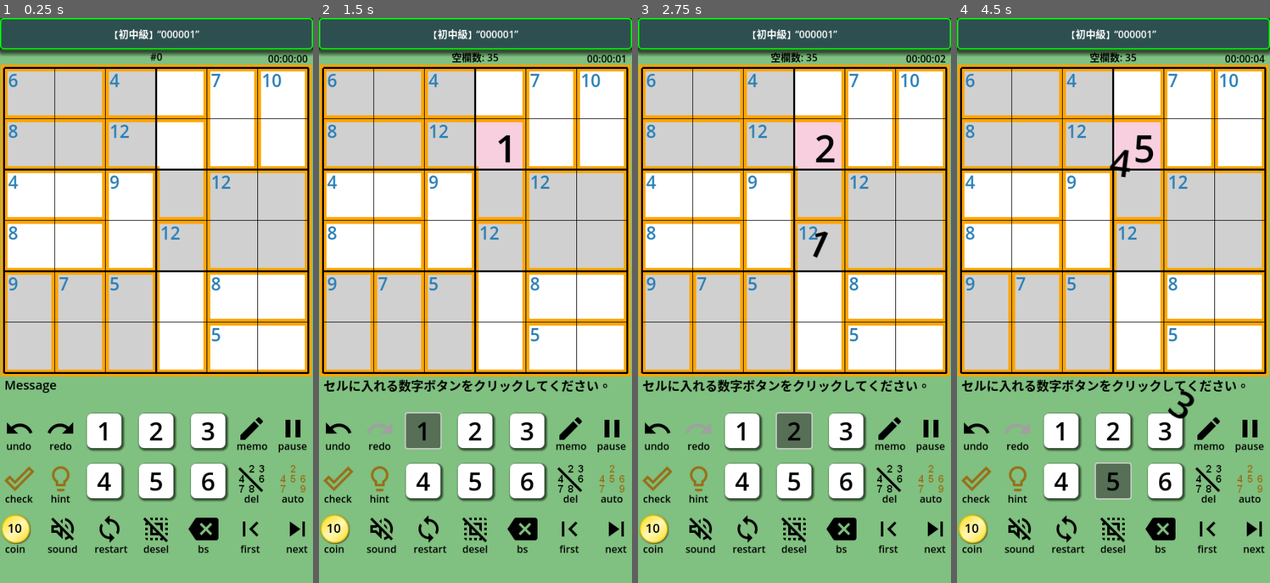
Above: before the commit, frames 1-4 (left to right).
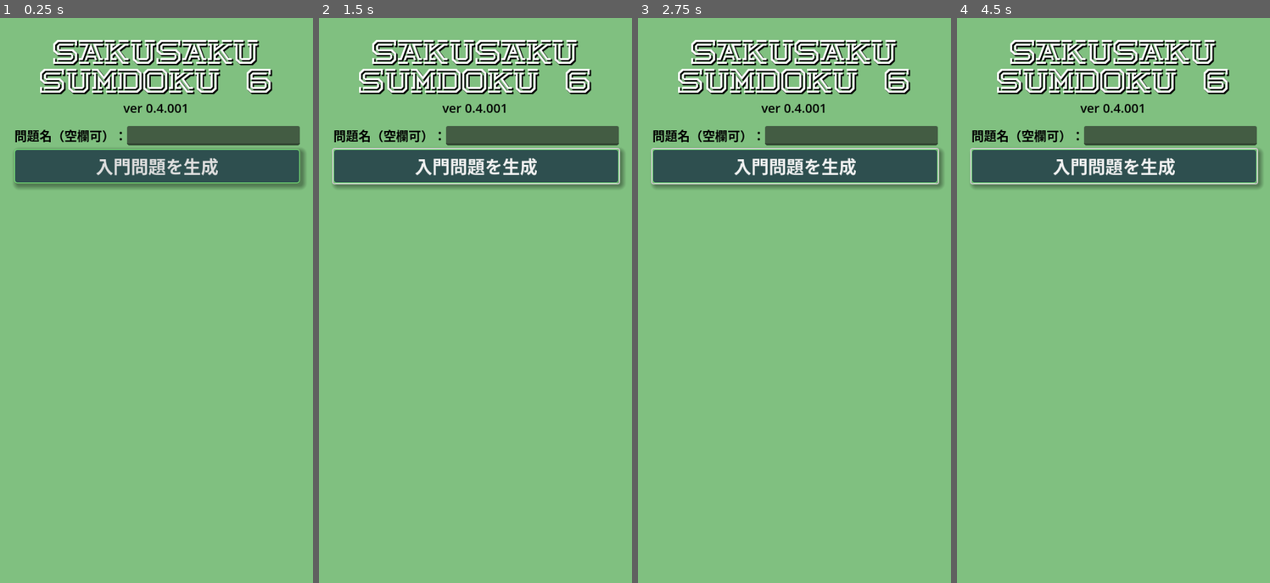
Above: after the commit, the same moments.

Repository: vivisuke/GD4KillerSudoku6
Game: Godot game, scene res://top_scene.tscn
The game is run twice, just before and just after one commit, with the same random seed, the same clock (stepped at 60 frames per second) and the same inputs. Before the commit the project starts from res://main_scene.tscn.
Inputs (mouse positions are in pixels of both pictures, inside the frame that each line leads up to):
- Up to frame 1 (0.25 s): no input
- Up to frame 2 (1.5 s): click (475, 164) at 0.5 s, where only the run after the commit has a clickable "入門問題を生成"; click (422, 430) at 1.25 s, where only the run before the commit has a clickable "1"
- Up to frame 3 (2.75 s): click (794, 430) at 2 s, where only the run before the commit has a clickable "2"
- Up to frame 4 (4.5 s): click (1163, 430) at 2.75 s, where only the run before the commit has a clickable "3"; click (1060, 481) at 3.5 s, where only the run before the commit has a clickable "4"; click (1113, 481) at 4.25 s, where only the run before the commit has a clickable "5"

The runs differ from the first frame. In frame 1, 70% of the frame differs, in the area x 0-100%, y 0-95%; in frame 2, 71%; in frame 3, 71%; in frame 4, 71%.

Commit message:
0085 ◎ C 04/16 04/16 0.001│ToDo│トップシーン追加

Diff:
--- /dev/null
+++ b/GD4KillerSudoku6/TopScene.tscn
@@ -0,0 +1,155 @@
+[gd_scene load_steps=4 format=3 uid="uid://dmts1f43tht35"]
+
+[ext_resource type="Texture2D" uid="uid://dedvu8xj0ikfl" path="res://images/gold_medal.png" id="4"]
+[ext_resource type="Script" path="res://scripts/TopScene.gd" id="8"]
+
+[sub_resource type="Theme" id="10"]
+
+[node name="TopScene" type="Node2D"]
+script = ExtResource("8")
+
+[node name="BG" type="ColorRect" parent="."]
+color = Color(0.501961, 0.752941, 0.501961, 1)
+
+[node name="TitleLabel" type="Label" parent="."]
+text = "SakuSaku
+sumnumpla 6"
+
+[node name="VersionLabel" type="Label" parent="."]
+text = "version 0.001"
+
+[node name="SeedLabel" type="Label" parent="."]
+text = "問題名（空欄可）:"
+
+[node name="LineEdit" type="LineEdit" parent="."]
+theme = SubResource("10")
+
+[node name="Button0" type="Button" parent="."]
+text = "入門問題を生成　　　  　   "
+
+[node name="NSolvedLabel" type="Label" parent="Button0"]
+layout_mode = 0
+text = "クリア数: "
+
+[node name="AveTimeLabel" type="Label" parent="Button0"]
+layout_mode = 0
+text = "平均タイム: "
+
+[node name="BestTimeLabel" type="Label" parent="Button0"]
+layout_mode = 0
+text = "最短タイム: "
+
+[node name="Button1" type="Button" parent="."]
+text = "初級問題を生成　　     　　"
+
+[node name="NSolvedLabel" type="Label" parent="Button1"]
+layout_mode = 0
+text = "クリア数: "
+
+[node name="AveTimeLabel" type="Label" parent="Button1"]
+layout_mode = 0
+text = "平均タイム: "
+
+[node name="BestTimeLabel" type="Label" parent="Button1"]
+layout_mode = 0
+text = "最短タイム: "
+
+[node name="Button2" type="Button" parent="."]
+text = "初中級問題を生成　　  　   "
+
+[node name="NSolvedLabel" type="Label" parent="Button2"]
+layout_mode = 0
+text = "クリア数: "
+
+[node name="AveTimeLabel" type="Label" parent="Button2"]
+layout_mode = 0
+text = "平均タイム: "
+
+[node name="BestTimeLabel" type="Label" parent="Button2"]
+layout_mode = 0
+text = "最短タイム: "
+
+[node name="Button3" type="Button" parent="."]
+text = "入門問題集　　　  　   "
+
+[node name="NSolvedLabel" type="Label" parent="Button3"]
+layout_mode = 0
+text = "クリア数: "
+
+[node name="AveTimeLabel" type="Label" parent="Button3"]
+layout_mode = 0
+text = "平均タイム: "
+
+[node name="BestTimeLabel" type="Label" parent="Button3"]
+layout_mode = 0
+text = "最短タイム: "
+
+[node name="Button4" type="Button" parent="."]
+text = "初級問題集　　     　　"
+
+[node name="NSolvedLabel" type="Label" parent="Button4"]
+layout_mode = 0
+text = "クリア数: "
+
+[node name="AveTimeLabel" type="Label" parent="Button4"]
+layout_mode = 0
+text = "平均タイム: "
+
+[node name="BestTimeLabel" type="Label" parent="Button4"]
+layout_mode = 0
+text = "最短タイム: "
+
+[node name="Button5" type="Button" parent="."]
+text = "初中級問題集　　  　   "
+
+[node name="NSolvedLabel" type="Label" parent="Button5"]
+layout_mode = 0
+text = "クリア数: "
+
+[node name="AveTimeLabel" type="Label" parent="Button5"]
+layout_mode = 0
+text = "平均タイム: "
+
+[node name="BestTimeLabel" type="Label" parent="Button5"]
+layout_mode = 0
+text = "最短タイム: "
+
+[node name="Button6" type="Button" parent="."]
+text = "今日の問題　　　  　  "
+
+[node name="NSolvedLabel" type="Label" parent="Button6"]
+visible = false
+layout_mode = 0
+text = "クリア数: "
+
+[node name="AveTimeLabel" type="Label" parent="Button6"]
+visible = false
+layout_mode = 0
+text = "平均タイム: "
+
+[node name="BestTimeLabel" type="Label" parent="Button6"]
+visible = false
+layout_mode = 0
+text = "最短タイム: "
+
+[node name="CoinButton" type="TextureButton" parent="."]
+texture_normal = ExtResource("4")
+
+[node name="Label" type="Label" parent="CoinButton"]
+layout_mode = 0
+text = "コイン"
+
+[node name="NCoinLabel" type="Label" parent="CoinButton"]
+layout_mode = 0
+text = "10"
+
+[node name="CoinLabel" type="Label" parent="."]
+text = "※ 毎日アプリを開くと、コインが２個増えます。"
+
+[connection signal="pressed" from="Button0" to="." method="_on_Button0_pressed"]
+[connection signal="pressed" from="Button1" to="." method="_on_Button1_pressed"]
+[connection signal="pressed" from="Button2" to="." method="_on_Button2_pressed"]
+[connection signal="pressed" from="Button3" to="." method="_on_Button3_pressed"]
+[connection signal="pressed" from="Button4" to="." method="_on_Button4_pressed"]
+[connection signal="pressed" from="Button5" to="." method="_on_Button5_pressed"]
+[connection signal="pressed" from="Button6" to="." method="_on_Button6_pressed"]
--- a/GD4KillerSudoku6/project.godot
+++ b/GD4KillerSudoku6/project.godot
@@ -11,7 +11,7 @@
 [application]
 
 config/name="GD4KillerSudoku6"
-run/main_scene="res://main_scene.tscn"
+run/main_scene="res://top_scene.tscn"
 config/features=PackedStringArray("4.0", "GL Compatibility")
 config/icon="res://icons/KillerSudoku.png"
 
--- /dev/null
+++ b/GD4KillerSudoku6/top_scene.tscn
@@ -0,0 +1,72 @@
+[gd_scene load_steps=3 format=3 uid="uid://dtta0o6xbn0ip"]
+
+[ext_resource type="FontFile" uid="uid://bxhleatspvdo3" path="res://fonts/Hokjesgeest-PDGB.ttf" id="1_4sssh"]
+
+[sub_resource type="StyleBoxFlat" id="StyleBoxFlat_urpfq"]
+bg_color = Color(0.180392, 0.309804, 0.309804, 1)
+border_width_left = 1
+border_width_top = 1
+border_width_right = 1
+border_width_bottom = 1
+border_color = Color(0.501961, 1, 0.501961, 1)
+corner_radius_top_left = 4
+corner_radius_top_right = 4
+corner_radius_bottom_right = 4
+corner_radius_bottom_left = 4
+shadow_color = Color(0, 0, 0, 0.345098)
+shadow_size = 8
+shadow_offset = Vector2(4, 4)
+
+[node name="TopScene" type="Node2D"]
+
+[node name="BG" type="ColorRect" parent="."]
+offset_right = 500.0
+offset_bottom = 900.0
+color = Color(0.501961, 0.752941, 0.501961, 1)
+
+[node name="TitleLabel" type="Label" parent="."]
+offset_top = 31.0
+offset_right = 500.0
+offset_bottom = 123.0
+theme_override_colors/font_shadow_color = Color(0, 0, 0, 1)
+theme_override_constants/shadow_offset_x = 2
+theme_override_constants/shadow_offset_y = 2
+theme_override_fonts/font = ExtResource("1_4sssh")
+theme_override_font_sizes/font_size = 40
+text = "SakuSaku
+SumDoku 6"
+horizontal_alignment = 1
+
+[node name="VersionLabel" type="Label" parent="."]
+offset_top = 123.0
+offset_right = 500.0
+offset_bottom = 157.0
+theme_override_colors/font_color = Color(0, 0, 0, 1)
+theme_override_font_sizes/font_size = 20
+text = "ver 0.4.001"
+horizontal_alignment = 1
+vertical_alignment = 2
+
+[node name="Button0" type="Button" parent="."]
+offset_left = 23.0
+offset_top = 209.0
+offset_right = 479.0
+offset_bottom = 263.0
+theme_override_font_sizes/font_size = 28
+theme_override_styles/normal = SubResource("StyleBoxFlat_urpfq")
+text = "入門問題を生成"
+
+[node name="Label" type="Label" parent="."]
+offset_left = 23.0
+offset_top = 172.0
+offset_right = 167.0
+offset_bottom = 198.0
+theme_override_colors/font_color = Color(0, 0, 0, 1)
+theme_override_font_sizes/font_size = 20
+text = "問題名（空欄可）："
+
+[node name="LineEdit" type="LineEdit" parent="."]
+offset_left = 203.0
+offset_top = 172.0
+offset_right = 479.0
+offset_bottom = 203.0
Binary file added: GD4KillerSudoku6/fonts/FlopDesignFONT.otf
Not shown, added: GD4KillerSudoku6/fonts/FlopDesignFONT.otf.import
Binary file added: GD4KillerSudoku6/fonts/Hokjesgeest-PDGB.ttf
Not shown, added: GD4KillerSudoku6/fonts/Hokjesgeest-PDGB.ttf.import
Binary file added: GD4KillerSudoku6/fonts/arial.ttf
Not shown, added: GD4KillerSudoku6/fonts/arial.ttf.import
Binary file added: GD4KillerSudoku6/fonts/arialbd.ttf
Not shown, added: GD4KillerSudoku6/fonts/arialbd.ttf.import
Binary file added: GD4KillerSudoku6/fonts/smartFontUI.otf
Not shown, added: GD4KillerSudoku6/fonts/smartFontUI.otf.import
Not shown, changed: GD4KillerSudoku6.spr
